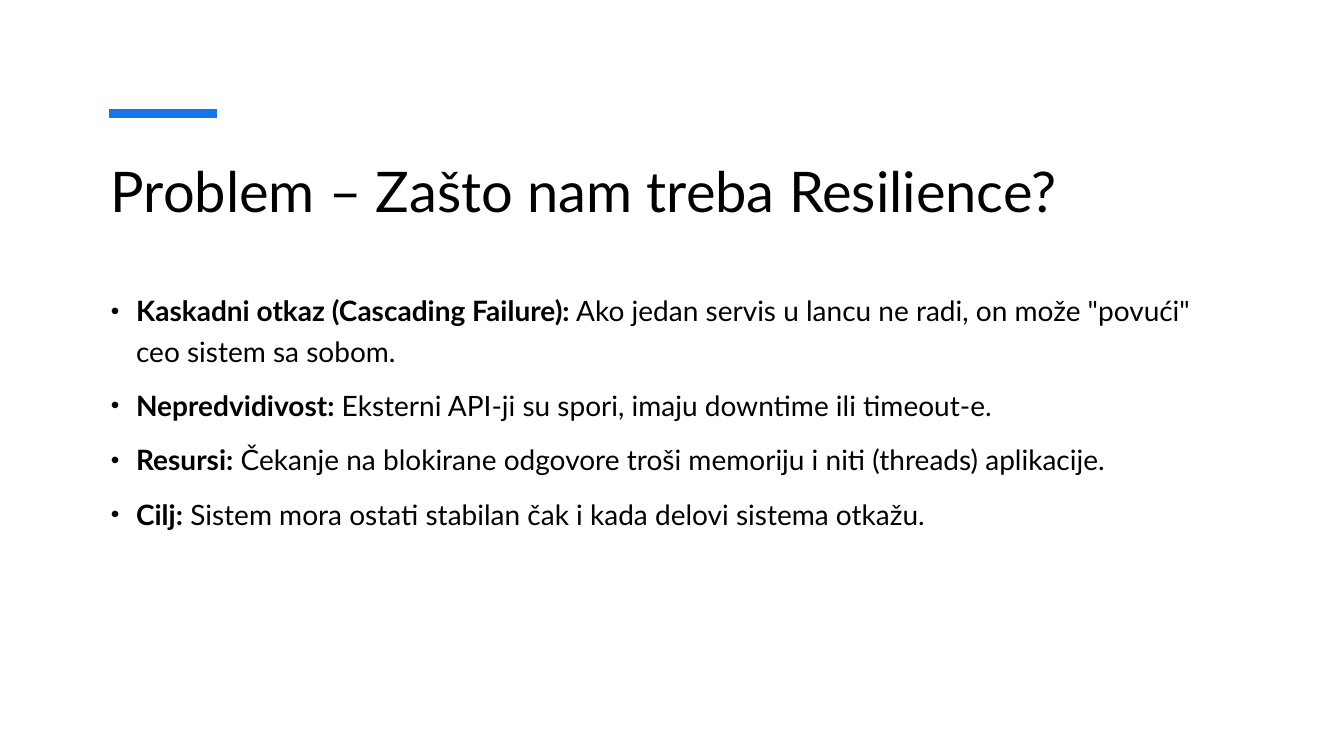
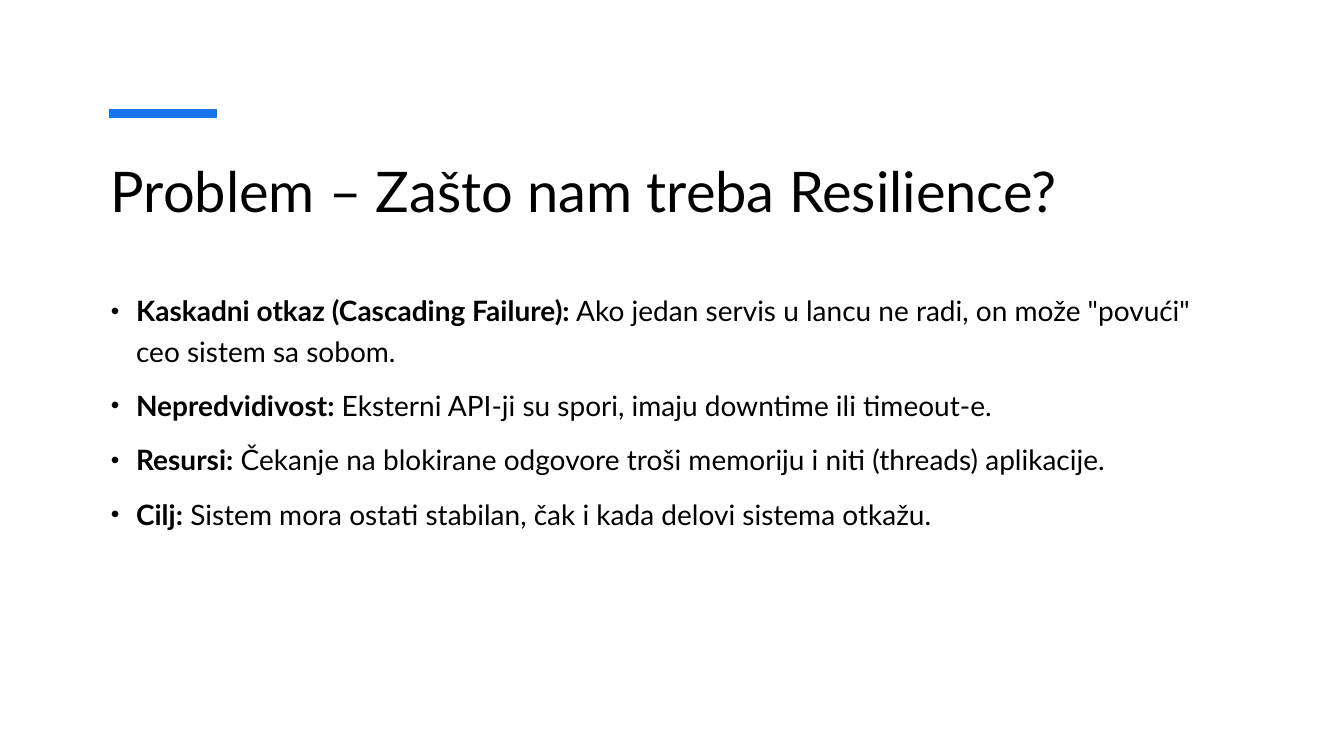
Before and after one commit to zlatkovnik/resilience4j-tutorial, a slide deck: slide 2 of Prezentacija.pptx. Drawn at 1344x756 pixels with LibreOffice and Linux fonts; fonts in the diff are those of the drawing. Boxes give left, top, right and bottom in pixels: in the first picture for what was removed or moved away, otherwise in the second. Text is boxed around its words. In the diff, an @@ line names an element or a change of style, - is before the commit and + after.

```diff
--- a/Prezentacija.pptx
+++ b/Prezentacija.pptx
@@ text at <box>136,504,931,530</box>: text changed @@
-• Cilj: Sistem mora ostati stabilan čak i kada delovi sistema otkažu.
+• Cilj: Sistem mora ostati stabilan, čak i kada delovi sistema otkažu.
```
Also in this commit, not shown: 30 other slides changed.
